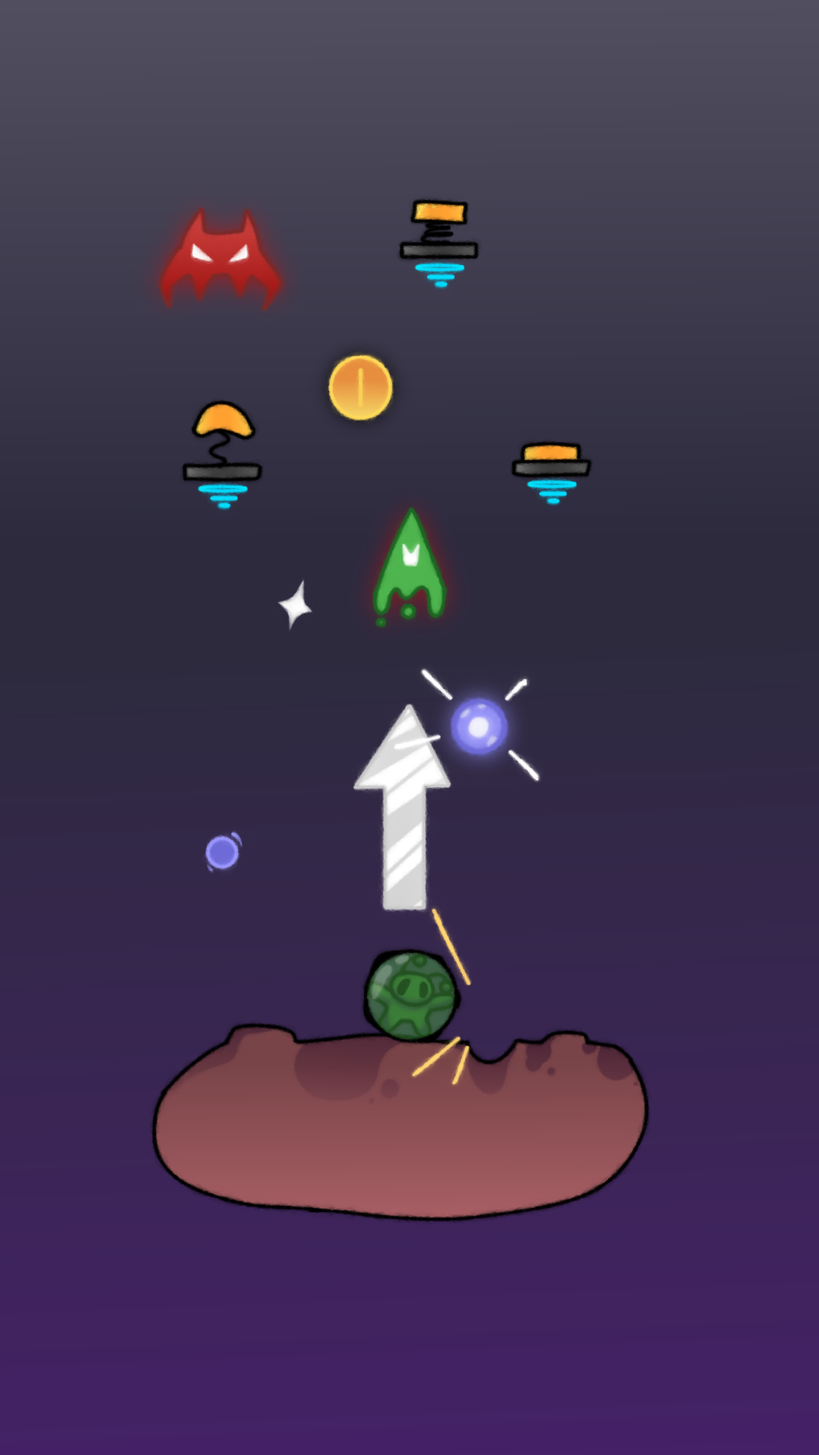
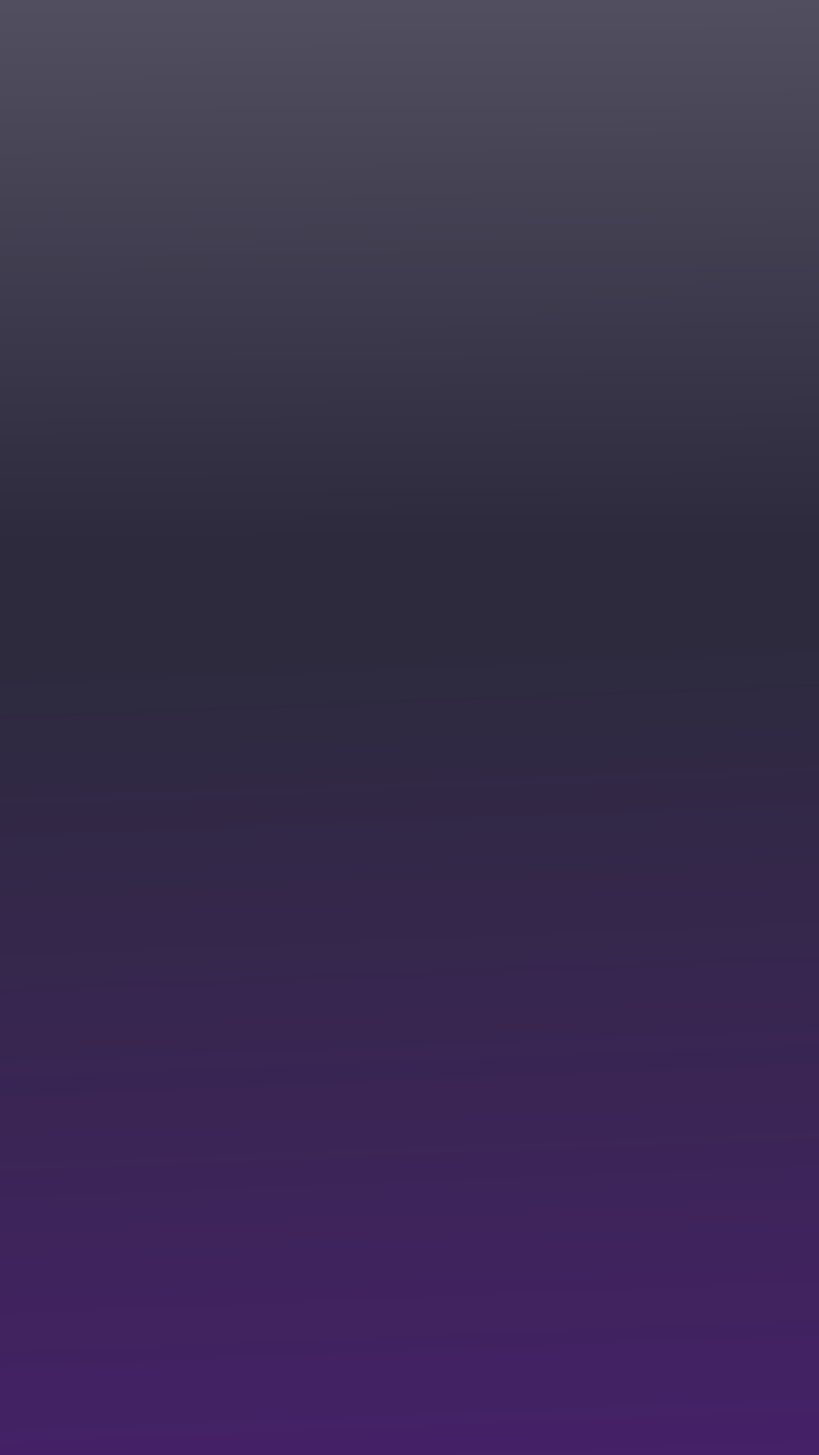
Revision of a layered 819px x 1455px image; what changed, layer by layer:
hid "collectEffect3" over bbox(388, 630, 543, 825)
hid "collectEffect2" over bbox(388, 630, 543, 825)
hid "collectEffect1" over bbox(388, 630, 543, 777)
hid group "arrow" (3 layers) over bbox(139, 194, 652, 1226)
hid "star" over bbox(276, 576, 314, 633)
hid group "spring1" (4 layers) over bbox(191, 194, 652, 1226)
hid group "spring2" (4 layers) over bbox(139, 194, 652, 1226)
hid group "spring3" (5 layers) over bbox(139, 194, 652, 1226)
hid group "enemy1" (4 layers) over bbox(294, 462, 537, 802)
hid group "enemy2" (5 layers) over bbox(139, 194, 652, 1226)
hid group "coin" (5 layers) over bbox(139, 194, 652, 1226)
hid group "charge" (4th of 4) (4 layers) over bbox(403, 664, 543, 797)
hid group "uiCharge" (3 layers) over bbox(202, 830, 244, 874)
hid "hitSpark3" over bbox(388, 873, 486, 1116)
hid "hitSpark2" over bbox(388, 873, 486, 1116)
hid "hitSpark1" over bbox(388, 921, 486, 1116)
hid "alenShine" over bbox(339, 921, 486, 1068)
hid group "alen" (7 layers) over bbox(339, 921, 486, 1068)
hid group "ground" (4 layers) over bbox(139, 194, 652, 1226)
hid "speedLines" over bbox(339, 1018, 486, 1116)
